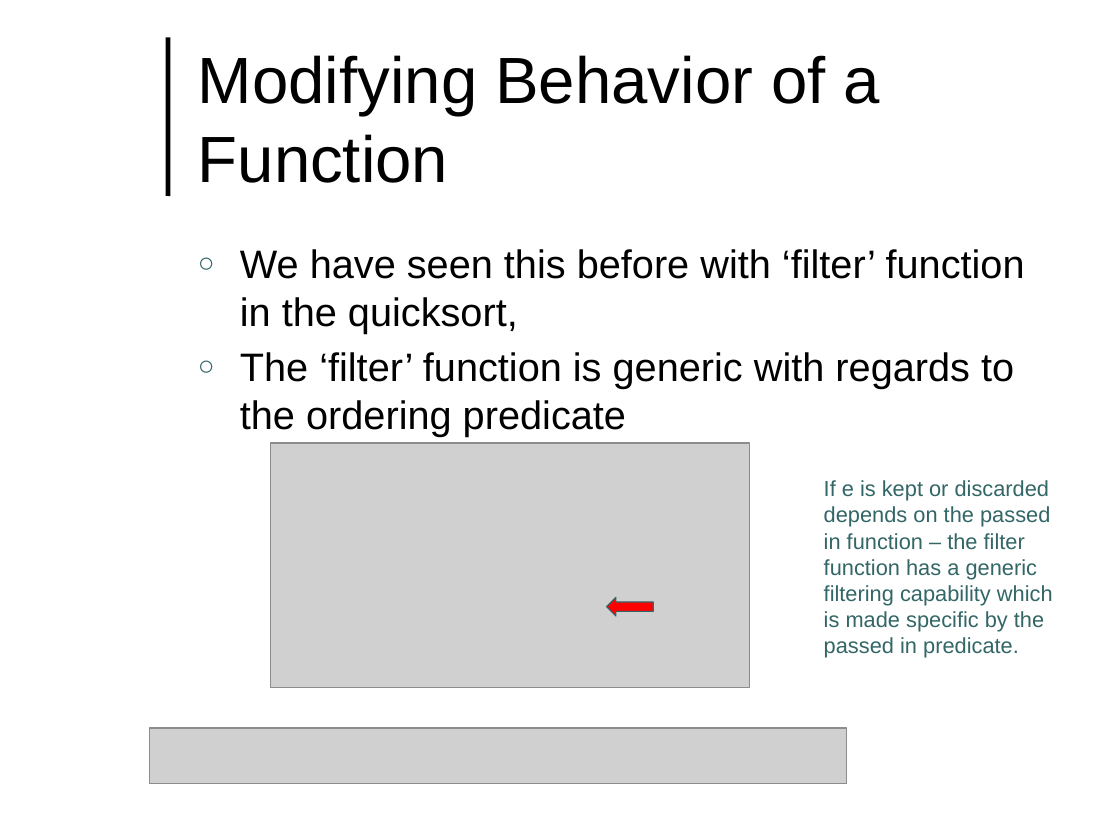
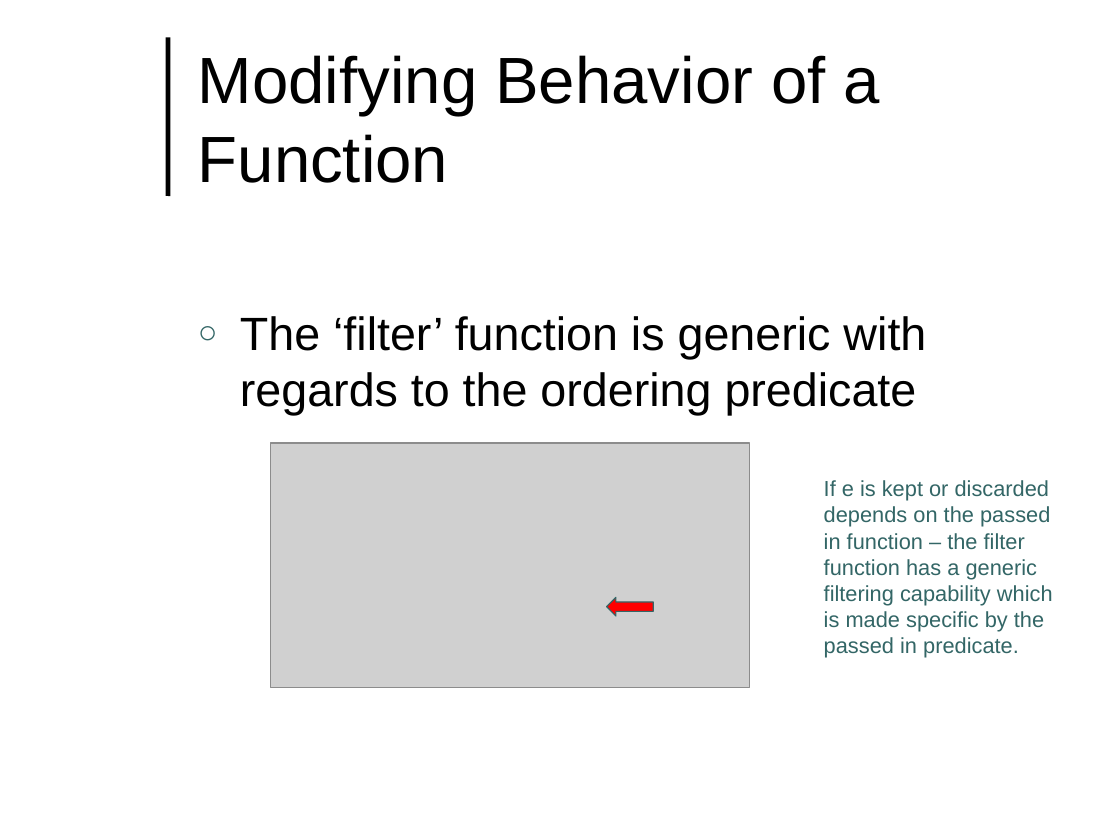
Before and after one commit to lutzhamel/CSC493, a slide deck: slide 4 of notes/csc493-ln012.pptx. Drawn at 1120x840 pixels with LibreOffice and Linux fonts; fonts in the diff are those of the drawing; grey boxes stand for pictures; background and template pictures are left out. Boxes give left, top, right and bottom in pixels: in the first picture for what was removed or moved away, otherwise in the second. Text is boxed around its words. In the diff, an @@ line names an element or a change of style, - is before the commit and + after.

```diff
--- a/notes/csc493-ln012.pptx
+++ b/notes/csc493-ln012.pptx
@@ text "The ‘filter’ function is generic ..." at box(240, 316, 926, 416): size 25.5 to 30 pt @@
@@ text at box(240, 249, 1025, 333): paragraph removed @@
-○ We have seen this before with ‘filter’ function in the quicksort,
@@ picture removed at box(149, 728, 846, 784) @@
```
Also in this commit, not shown: 1 slide added, 12 other files.
